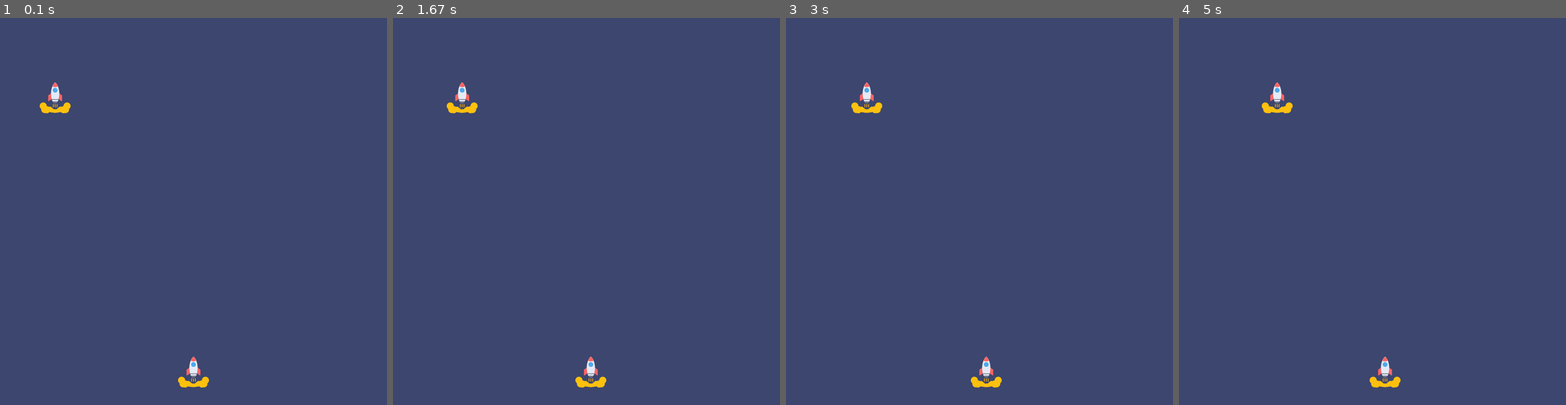
Above: before the commit, frames 1-4 (left to right).
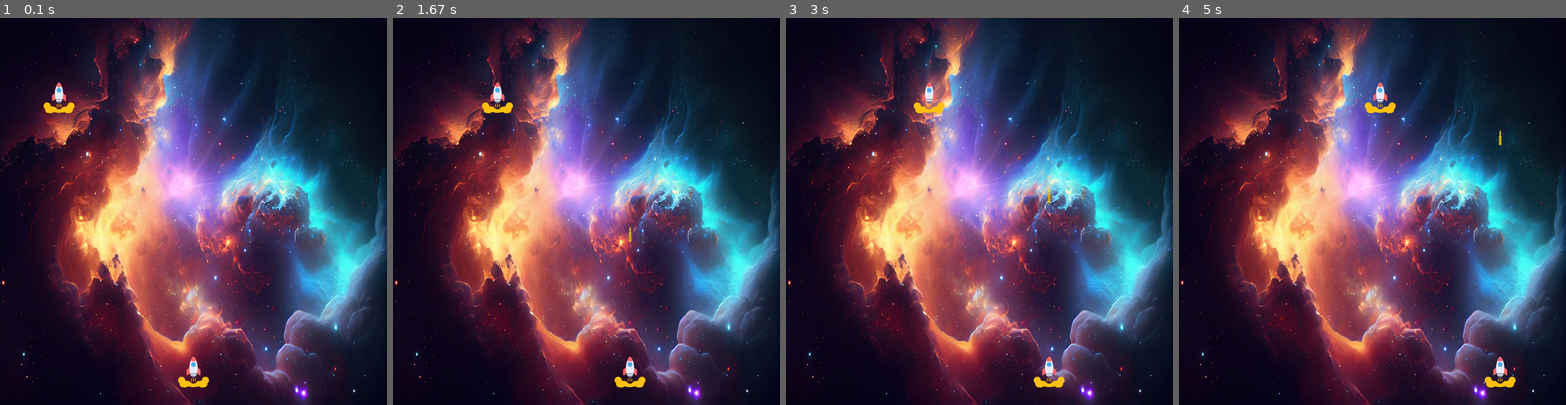
Above: after the commit, the same moments.

Repository: najmussakib01/Shooting_Rocket_Pygame_Practice
Game: pygame game, started from main.py
The game is run twice, just before and just after one commit, with the same random seed, the same clock (stepped at 60 frames per second) and the same inputs.
Inputs:
- Up to frame 1 (0.1 s): no input
- Up to frame 2 (1.67 s): tap Space at 0.33, 0.73, 1.03, 1.23, 1.53 s; hold Right 0.67-1.13 s; hold Right 1.17-1.63 s
- Up to frame 3 (3 s): hold Left 1.67-2.2 s; tap Space at 1.73, 2.03, 2.3, 2.6, 2.73 s; hold Left 2.23-2.63 s; hold Right from 2.67 s (still down)
- Up to frame 4 (5 s): tap Space at 3.03, 3.4, 3.7, 3.9, 4.2, 4.4, 4.7, 4.9 s; release Right at 3.3 s; hold Left 3.33-3.8 s; hold Right 3.83-4.3 s; hold Right 4.33-4.8 s; hold Left from 4.83 s (still down)

The runs differ from the first frame. In frame 1, 95% of the frame differs, in the area x 0-100%, y 0-100%; in frame 2, 96%; in frame 3, 96%; in frame 4, 96%.

Commit message:
Add bullet

Diff:
--- a/main.py
+++ b/main.py
@@ -5,6 +5,7 @@
 pygame.display.set_caption("Shooting Rocket")
 pygame.display.set_icon(pygame.image.load("rocket.png"))
 screen_size = pygame.display.set_mode((800, 800))
+background = pygame.image.load("ultra-detailed-nebul..._imresizer.png")
 
 player_image = pygame.image.load("rocket.png")
 playerX = 368
@@ -15,8 +16,15 @@
 enemy_image = pygame.image.load("rocket.png")
 enemyX = random.randint(0, 736)
 enemyY = random.randint(50, 150)
-enemyX_change = 0.3
+enemyX_change = 1
 enemyY_change = 50
+
+bullet_image = pygame.image.load("bullet.png")
+bulletX = 0
+bulletY = 500
+bulletX_change = 0
+bulletY_change = 1
+visible_bullet = False
 
 def player_draw(x,y):
     screen_size.blit(player_image, (x, y))
@@ -24,18 +32,26 @@
 def enemy_draw(x,y):
     screen_size.blit(enemy_image, (x, y))
 
+def fire_bullet(x,y):
+    global visible_bullet
+    visible_bullet = True
+    screen_size.blit(bullet_image, (x +16 , y + 10))
+
 is_running = True
 while True:
-    screen_size.fill((60, 70, 110))
+    screen_size.blit(background, (0, 0))
 
     for event in pygame.event.get():
         if event.type == pygame.QUIT:
             is_running = False
+
         if event.type == pygame.KEYDOWN:
             if event.key == pygame.K_LEFT:
-                playerX_change -= 0.1
+                playerX_change -= 1
             if event.key == pygame.K_RIGHT:
-                playerX_change += 0.1
+                playerX_change += 1
+            if event.key == pygame.K_SPACE:
+                fire_bullet(playerX, bulletY)
             '''
             if event.key == pygame.K_UP:
                 playerY_change -= 0.1
@@ -63,6 +79,10 @@
     elif enemyX >= 736:
         enemyX_change = -0.3
 
+    if visible_bullet:
+        fire_bullet(playerX, bulletY)
+        bulletY -= bulletY_change
+
     player_draw(playerX, playerY)
     enemy_draw(enemyX, enemyY)
     pygame.display.update()
Binary file added: bullet.png
Binary file added: ultra-detailed-nebul..._imresizer.png
